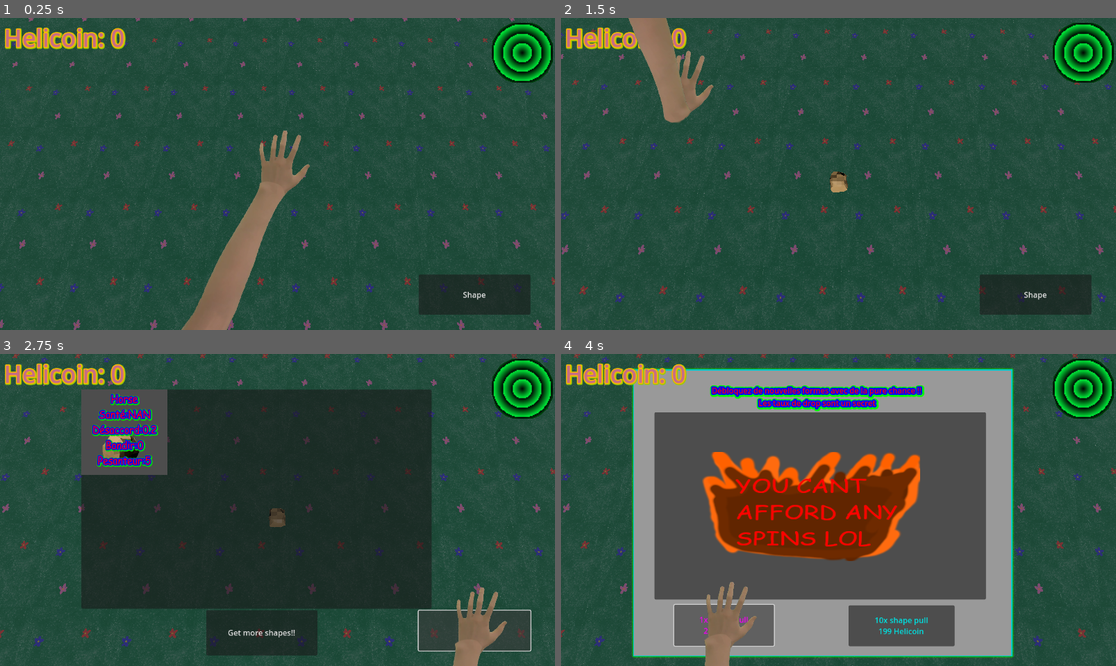
Above: before the commit, frames 1-4 (two rows, left to right).
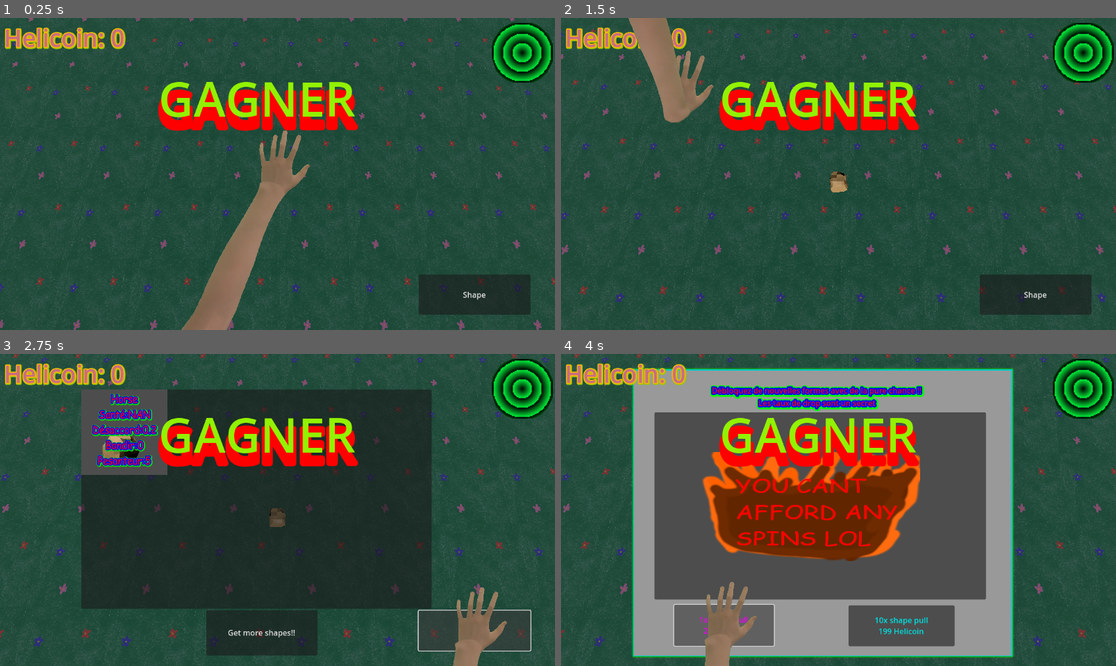
Above: after the commit, the same moments.

Repository: JAco9307/ShapeEscape
Game: Godot game, scene res://Levels/Level_base.tscn
Two runs of this game, one before a commit and one after it. Both use one fixed random seed, a clock stepped at 60 frames per second and the inputs below. This scene is started directly instead of the project's main scene.
Inputs:
- Up to frame 1 (0.25 s): no input
- Up to frame 2 (1.5 s): click "Shape" at 0.5 s; click "Horse Santé:NAN Désaccord:0.2…" at 1.25 s
- Up to frame 3 (2.75 s): click "Shape" at 2 s
- Up to frame 4 (4 s): click "Get more shapes!!" at 2.75 s; click "1x shape pull 20 Helicoin" at 3.5 s

The runs differ from the first frame. In frame 1, 4.3% of the frame differs, in the area x 28-65%, y 20-37%; in frame 2, 4.3%; in frame 3, 4.5%, in the area x 0-100%, y 0-99%; in frame 4, 4.4%.

Commit message:
Level 1 Real

Diff:
--- a/GlobalVariables.gd
+++ b/GlobalVariables.gd
@@ -15,7 +15,7 @@
 		"health": -1,
 		"friction": 0.5,
 		"bounce": 0,
-		"weight": 50,
+		"weight": 40,
 		"object": preload("res://models/Player/starter.glb"),
 		"scene": preload("res://objects/Player/starter_shape.tscn")
 	},
--- a/Goals/Jail.tscn
+++ b/Goals/Jail.tscn
@@ -5,7 +5,7 @@
 [ext_resource type="Texture2D" uid="uid://c6fawc122c27g" path="res://2DAnimals/emilyhorse1.png" id="2_nbmhg"]
 
 [sub_resource type="BoxShape3D" id="BoxShape3D_mjg8f"]
-size = Vector3(9.23804, 10.041, 6.80701)
+size = Vector3(11.2352, 10.041, 7.86459)
 
 [node name="Jail" type="Node3D"]
 script = ExtResource("1_nbmhg")
@@ -51,9 +51,15 @@
 [node name="StaticBody3D" type="StaticBody3D" parent="Jail"]
 
 [node name="CollisionShape3D" type="CollisionShape3D" parent="Jail/StaticBody3D"]
-transform = Transform3D(1, 0, 0, 0, 1, 0, 0, 0, 1, -1.01331, 4.52048, -1.42767)
+transform = Transform3D(1, 0, 0, 0, 1, 0, 0, 0, 1, -0.993351, 4.52048, -1.39561)
 shape = SubResource("BoxShape3D_mjg8f")
 
 [node name="Animal" type="Sprite3D" parent="."]
 transform = Transform3D(2.75623, 0, 0, 0, 4.67097, 0, 0, 0, 1, -1.26945, 5.33752, -1.27546)
 texture = ExtResource("2_nbmhg")
+
+[node name="HealthLabel" type="Label3D" parent="."]
+unique_name_in_owner = true
+transform = Transform3D(1, 0, 0, 0, 1, 0, 0, 0, 1, -0.986217, 12.8179, 0)
+text = "Health: 20"
+font_size = 500
--- a/Goals/jail.gd
+++ b/Goals/jail.gd
@@ -5,6 +5,9 @@
 
 @export var health = 20
 var explodedAlready = false
+
+func _process(delta: float) -> void:
+	%HealthLabel.text = "HEALTH: " + str(health)
 
 func take_damage(amount):
 	health -= amount
--- a/Levels/Level.gd
+++ b/Levels/Level.gd
@@ -14,7 +14,7 @@
 		win()
 
 func win():
-	pass
+	%WinLabel.visible = true
 
 func target_exploded():
 	targetsLeft -= 1
--- a/Levels/Level1.tscn
+++ b/Levels/Level1.tscn
@@ -1,11 +1,62 @@
-[gd_scene load_steps=2 format=3 uid="uid://o2leg6cbupmx"]
+[gd_scene load_steps=8 format=3 uid="uid://caaa0lxly1fmq"]
 
-[ext_resource type="PackedScene" uid="uid://bgn7g0gfx5hom" path="res://Levels/Level.tscn" id="1_w77jt"]
+[ext_resource type="PackedScene" uid="uid://b4hf1pkfx6qnn" path="res://Levels/Level_base.tscn" id="1_w77jt"]
+[ext_resource type="PackedScene" uid="uid://deb2c3mbmcyp6" path="res://Goals/Jail.tscn" id="2_fhqol"]
+[ext_resource type="PackedScene" uid="uid://d2a0oy5ml2mdc" path="res://objects/Environment/benchLong.tscn" id="3_iotdp"]
+[ext_resource type="PackedScene" uid="uid://hbd5hkve261k" path="res://objects/Environment/RockBig.tscn" id="4_nutv8"]
+[ext_resource type="PackedScene" uid="uid://dwhaiq5n4rg7g" path="res://objects/Environment/tree.tscn" id="5_05pb0"]
+[ext_resource type="PackedScene" uid="uid://cru1wb2mirml7" path="res://objects/Environment/RockSmall.tscn" id="6_dl8mf"]
+[ext_resource type="PackedScene" uid="uid://dy6k84vuv5a55" path="res://objects/Environment/bench.tscn" id="7_xcayt"]
 
-[node name="Level1" instance=ExtResource("1_w77jt")]
+[node name="Level1" node_paths=PackedStringArray("targets") instance=ExtResource("1_w77jt")]
+targets = [NodePath("Jail")]
 
-[node name="Player" parent="." index="2"]
-transform = Transform3D(1, 0, 0, 0, 1, 0, 0, 0, 1, -19.8211, 3.35716, -0.266262)
+[node name="Player" parent="." index="0"]
+transform = Transform3D(1, 0, 0, 0, 1, 0, 0, 0, 1, -15.3706, 3.90448, 0)
 
-[node name="DirectionalLight3D" type="DirectionalLight3D" parent="." index="4"]
-transform = Transform3D(1, 0, 0, 0, 1, 0, 0, 0, 1, 0, 25.884, 0)
+[node name="Label2" type="Label" parent="MainUi" index="8"]
+offset_left = 61.0
+offset_top = 86.0
+offset_right = 362.0
+offset_bottom = 155.0
+theme_override_colors/font_color = Color(0, 1, 0, 1)
+theme_override_colors/font_shadow_color = Color(0.556863, 0.568627, 0.839216, 1)
+theme_override_font_sizes/font_size = 50
+text = "Bench world"
+
+[node name="MeshInstance3D" parent="Floor/StaticBody3D" index="1"]
+transform = Transform3D(-0.00377692, 0, -0.999929, 0, 1, 0, 0.316362, 0, -0.0119377, -84.9956, 0, 0)
+
+[node name="Jail" parent="." index="5" instance=ExtResource("2_fhqol")]
+transform = Transform3D(-0.000820323, 0, -1, 0, 1, 0, 1, 0, -0.000820323, -36.3725, -0.425413, -1.38989)
+
+[node name="BenchLong" parent="." index="6" instance=ExtResource("3_iotdp")]
+transform = Transform3D(-0.942478, 0, -0.334267, 0, 1, 0, 0.334267, 0, -0.942478, -1.3267, 2.9766, -7.09313)
+initialMass = 60.0
+
+[node name="BenchLong2" parent="." index="7" instance=ExtResource("3_iotdp")]
+transform = Transform3D(1, 0, 0, 0, 1, 0, 0, 0, 1, -52.1738, 2.97663, 1.38563)
+initialMass = 60.0
+
+[node name="RockBig" parent="." index="8" instance=ExtResource("4_nutv8")]
+transform = Transform3D(1, 0, 0, 0, 1, 0, 0, 0, 1, -25.8137, 5.1929, 23.6992)
+
+[node name="Tree" parent="." index="9" instance=ExtResource("5_05pb0")]
+transform = Transform3D(1, 0, 0, 0, 1, 0, 0, 0, 1, -5.11487, 1, 27.3941)
+
+[node name="Tree2" parent="." index="10" instance=ExtResource("5_05pb0")]
+transform = Transform3D(1, 0, 0, 0, 1, 0, 0, 0, 1, -41.0987, 1, -29.2618)
+
+[node name="RockSmall" parent="." index="11" instance=ExtResource("6_dl8mf")]
+transform = Transform3D(1, 0, 0, 0, 1, 0, 0, 0, 1, -27.4417, 2.07716, -14.8647)
+
+[node name="RockSmall2" parent="." index="12" instance=ExtResource("6_dl8mf")]
+transform = Transform3D(1, 0, 0, 0, 1, 0, 0, 0, 1, 8.57168, 2.07716, 26.2709)
+
+[node name="Bench" parent="." index="13" instance=ExtResource("7_xcayt")]
+transform = Transform3D(0.0907108, -0.0366088, -0.995204, 0.00332304, 0.99933, -0.0364577, 0.995872, 0, 0.0907717, -14.2458, 3.26964, 5.76853)
+initialMass = 60.0
+yTorqueMult = 2000.0
+zTorqueMult = 2000.0
+
+[editable path="Floor"]
--- a/Levels/Level_base.tscn
+++ b/Levels/Level_base.tscn
@@ -1,11 +1,13 @@
-[gd_scene load_steps=5 format=3 uid="uid://b4hf1pkfx6qnn"]
+[gd_scene load_steps=6 format=3 uid="uid://b4hf1pkfx6qnn"]
 
 [ext_resource type="PackedScene" uid="uid://bubyfj3d0t4wr" path="res://Player/Player.tscn" id="1_e8at3"]
+[ext_resource type="Script" uid="uid://b7ix6bmw2tblr" path="res://Levels/Level.gd" id="1_y4tnw"]
 [ext_resource type="PackedScene" uid="uid://bke7mcf2cwfqi" path="res://Camera/camera_3d.tscn" id="2_7471u"]
 [ext_resource type="PackedScene" uid="uid://c2qnrd7mneksy" path="res://UI/MainUI.tscn" id="3_w6hyi"]
 [ext_resource type="PackedScene" uid="uid://g5m48diqvglc" path="res://Surfaces/Floor.tscn" id="17_yt31g"]
 
 [node name="Main" type="Node3D"]
+script = ExtResource("1_y4tnw")
 
 [node name="Player" parent="." instance=ExtResource("1_e8at3")]
 transform = Transform3D(1, 0, 0, 0, 1, 0, 0, 0, 1, 0, 3.569, 0)
@@ -18,6 +20,21 @@
 
 [node name="MainUi" parent="." instance=ExtResource("3_w6hyi")]
 
+[node name="WinLabel" type="Label" parent="MainUi"]
+unique_name_in_owner = true
+visible = false
+offset_left = 303.0
+offset_top = 98.0
+offset_right = 789.0
+offset_bottom = 287.0
+theme_override_colors/font_color = Color(0.572549, 0.94902, 0, 1)
+theme_override_colors/font_shadow_color = Color(1, 0, 0, 1)
+theme_override_constants/shadow_offset_x = 0
+theme_override_constants/shadow_offset_y = 22
+theme_override_constants/shadow_outline_size = 25
+theme_override_font_sizes/font_size = 100
+text = " GAGNER"
+
 [node name="Floor" parent="." instance=ExtResource("17_yt31g")]
 
 [connection signal="hpupdate" from="Player" to="MainUi" method="_on_player_hpupdate"]
--- a/Player/Player.gd
+++ b/Player/Player.gd
@@ -63,6 +63,9 @@
 
 	playerObject = object
 
+	playerObject.body_entered.connect(_on_horse_body_entered)
+
 func _on_horse_body_entered(body: Node) -> void:
+	print(body.get_parent().get_parent().name)
 	if body.get_parent().get_parent() is Jail:
 		body.get_parent().get_parent().take_damage(10)
